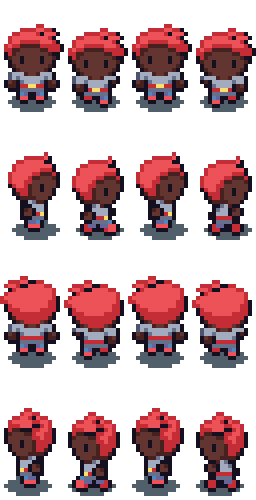
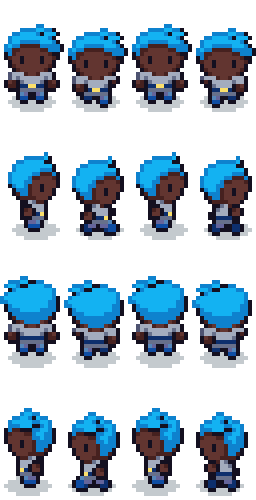
Layers edited between the first and the second w=256, h=500 image:
added layer "Lighter" above "Bubblegum" over (x1=0, y1=24, x2=252, y2=496)
hid "Bubblegum" over (x1=0, y1=24, x2=252, y2=496)
hid "Dark" over (x1=0, y1=24, x2=252, y2=496)
hid "Light" over (x1=0, y1=24, x2=252, y2=496)
hid "Original" over (x1=0, y1=24, x2=252, y2=496)
